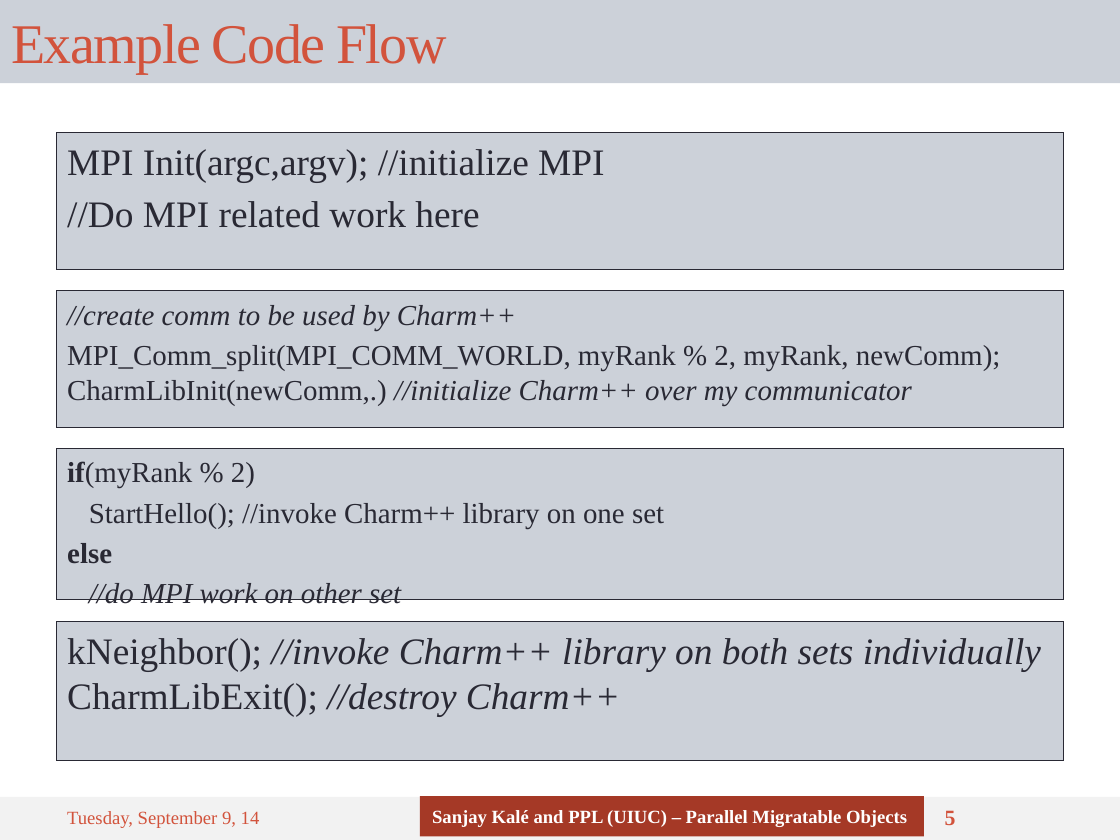
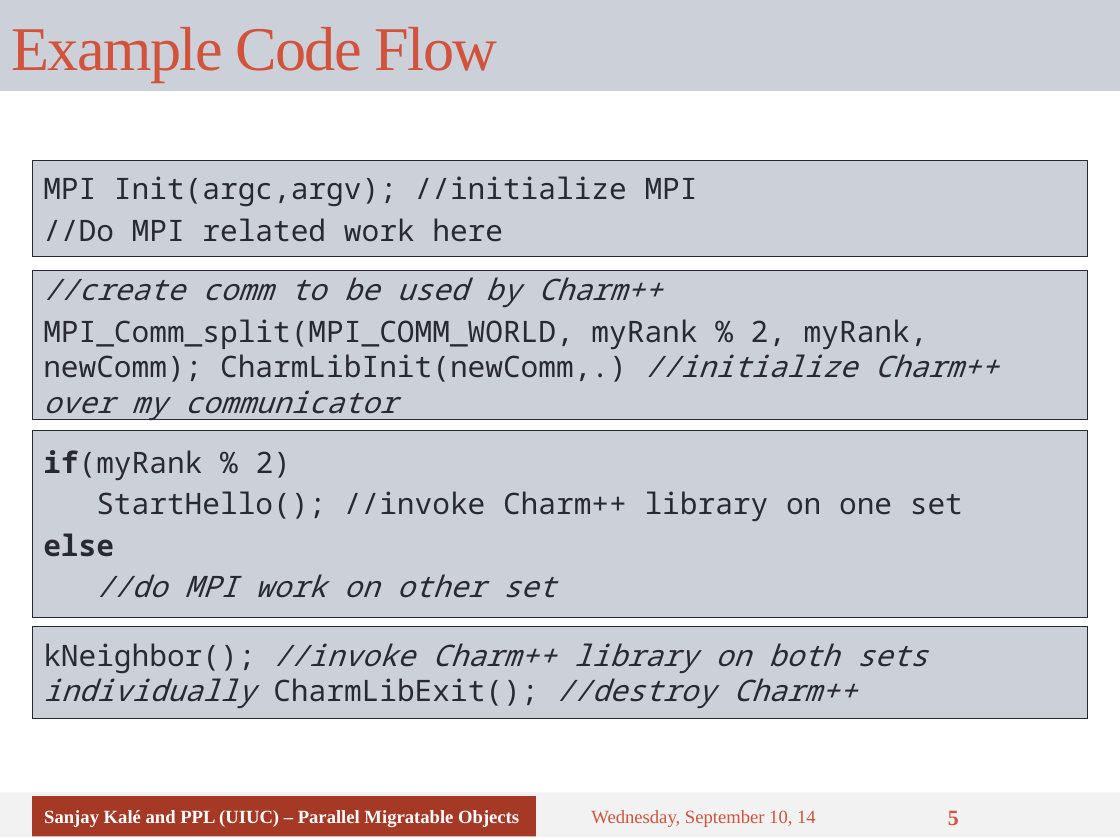
Before and after one commit to UIUC-PPL/charm_tutorial, a slide deck: slide 5 of tutorial-11-interoperability.pptx. Drawn at 1120x840 pixels with LibreOffice and Linux fonts; fonts in the diff are those of the drawing. Boxes give left, top, right and bottom in pixels: in the first picture for what was removed or moved away, otherwise in the second. Text is boxed around its words. In the diff, an @@ line names an element or a change of style, - is before the commit and + after.

```diff
--- a/tutorial-11-interoperability.pptx
+++ b/tutorial-11-interoperability.pptx
@@ title "Example Code Flow" resized from (x1=0, y1=0, x2=1120, y2=83) to (x1=0, y1=0, x2=1120, y2=91) @@
@@ title "Example Code Flow" at (x1=0, y1=0, x2=1120, y2=91): size 36 to 40 pt @@
@@ text "MPI Init(argc,argv); //initialize MPI" resized from (x1=56, y1=132, x2=1064, y2=269) to (x1=32, y1=161, x2=1088, y2=256) @@
@@ text "MPI Init(argc,argv); //initialize MPI" at (x1=32, y1=161, x2=1088, y2=256): size 24 to 19 pt, font Times New Roman to Noto Sans Mono; less space between paragraphs; vertical alignment top to middle @@
@@ text "//create comm to be used ..." at (x1=32, y1=271, x2=1088, y2=420): size 18.6 to 19 pt, font Times New Roman to Noto Sans Mono; vertical alignment top to middle @@
@@ text "//create comm to be used ..." resized from (x1=56, y1=290, x2=1064, y2=427) to (x1=32, y1=271, x2=1088, y2=420) @@
@@ text "if(myRank % 2)" resized from (x1=56, y1=448, x2=1064, y2=599) to (x1=32, y1=430, x2=1088, y2=617) @@
@@ text "if(myRank % 2)" at (x1=32, y1=430, x2=1088, y2=617): size 18.6 to 19 pt, font Times New Roman to Noto Sans Mono; vertical alignment top to middle @@
@@ text "kNeighbor(); //invoke Charm++ library on ..." at (x1=32, y1=626, x2=1088, y2=718): size 24 to 19 pt, font Times New Roman to Noto Sans Mono; less space between paragraphs; vertical alignment top to middle @@
@@ text "kNeighbor(); //invoke Charm++ library on ..." resized from (x1=56, y1=622, x2=1064, y2=760) to (x1=32, y1=626, x2=1088, y2=718) @@
@@ rectangle moved from (x1=0, y1=797, x2=1120, y2=840) to (x1=0, y1=793, x2=1120, y2=838) @@
@@ rectangle "Sanjay Kalé and PPL (UIUC) ..." moved from (x1=420, y1=796, x2=924, y2=837) to (x1=32, y1=796, x2=536, y2=837) @@
@@ text at (x1=591, y1=810, x2=816, y2=827): text changed @@
-Tuesday, September 9, 14
+Wednesday, September 10, 14
```
Also in this commit, not shown: 5 other slides changed.
